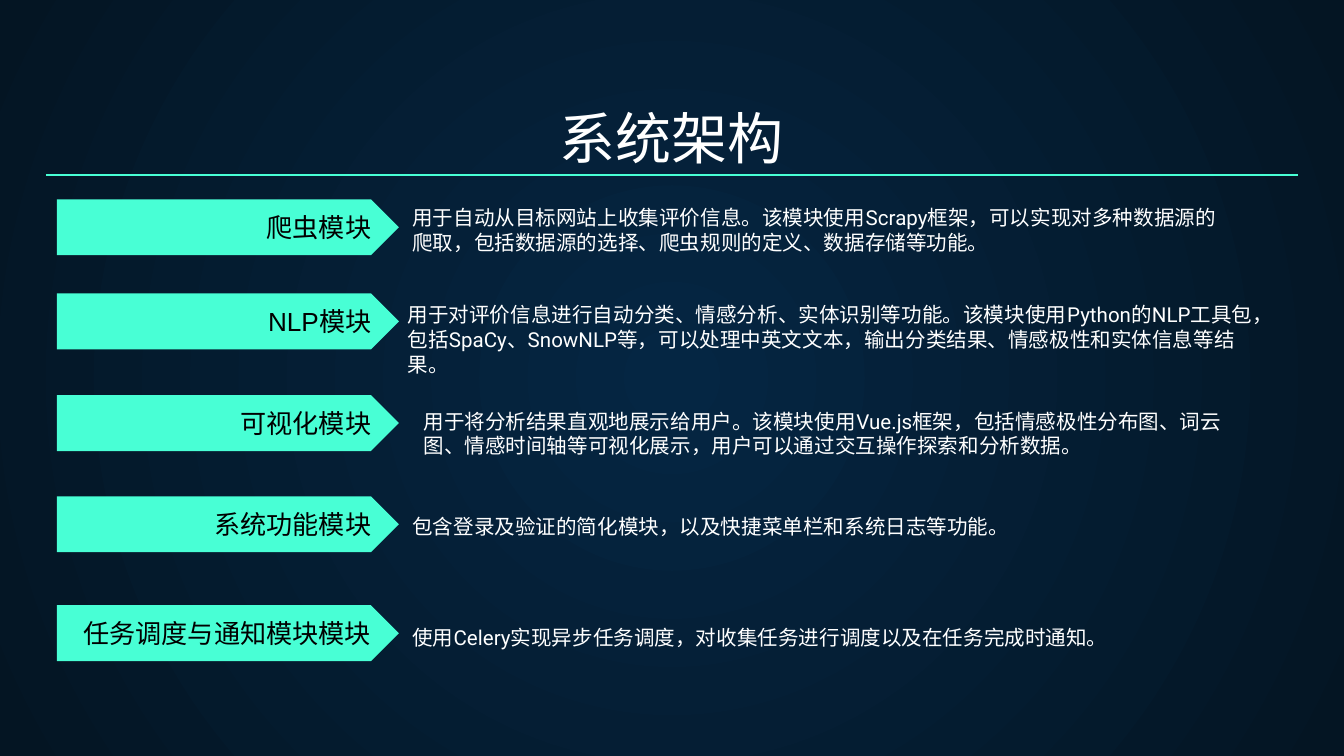
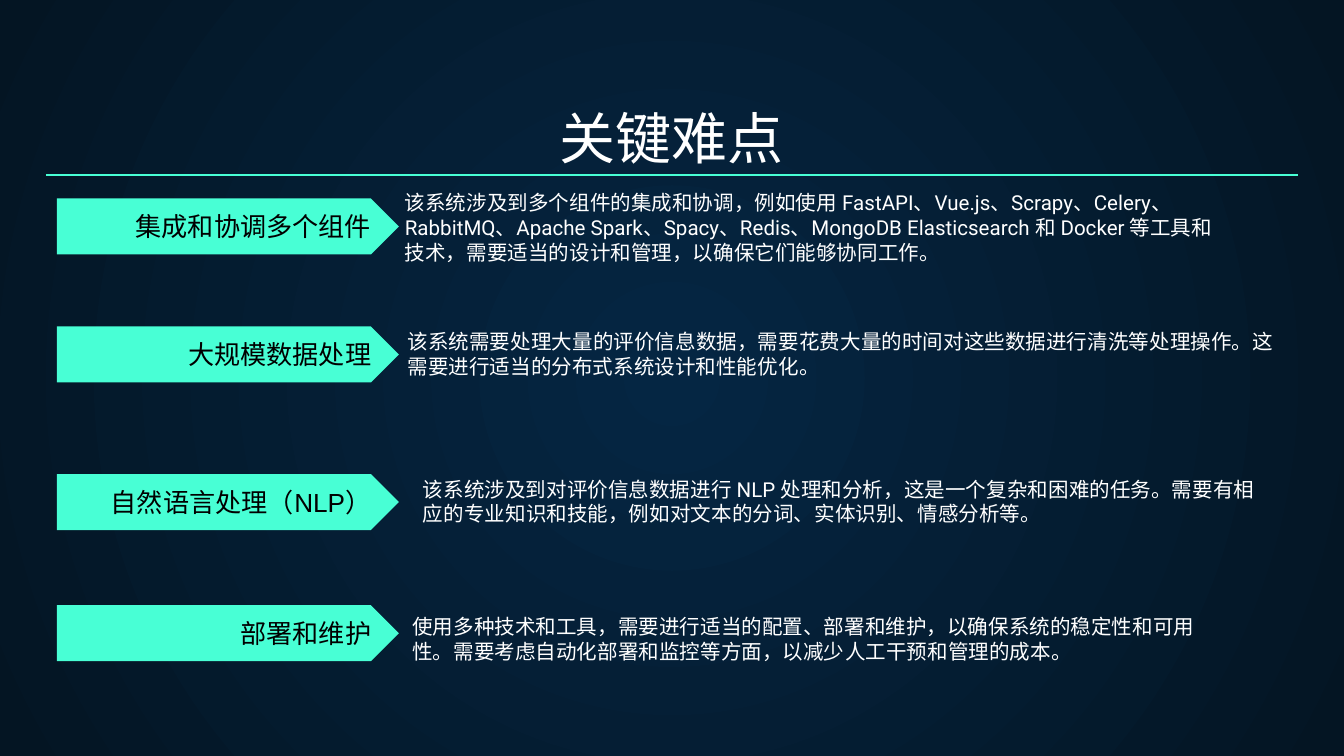
Before and after one commit to zm1060/FinalProject, a slide deck: slide 13 of 过程资料/开题答辩-B网络191-03-左明.pptx (slide 10 before the commit). Drawn at 1344x756 pixels with LibreOffice and Linux fonts; fonts in the diff are those of the drawing. Boxes give left, top, right and bottom in pixels: in the first picture for what was removed or moved away, otherwise in the second. Text is boxed around its words. In the diff, an @@ line names an element or a change of style, - is before the commit and + after.

```diff
--- a/过程资料/开题答辩-B网络191-03-左明.pptx
+++ b/过程资料/开题答辩-B网络191-03-左明.pptx
@@ title at box(560, 112, 784, 164): text changed @@
-系统架构
+关键难点
@@ subtitle at box(405, 192, 1212, 262): text changed @@
-用于自动从目标网站上收集评价信息。该模块使用Scrapy框架，可以实现对多种数据源的爬取，包括数据源的选择、爬虫规则的定义、数据存储等功能。
+该系统涉及到多个组件的集成和协调，例如使用 FastAPI、Vue.js、Scrapy、Celery、RabbitMQ、Apache Spark、Spacy、Redis、MongoDB Elasticsearch 和 Docker 等工具和技术，需要适当的设计和管理，以确保它们能够协同工作。
@@ text in pentagon arrow at box(136, 214, 372, 238): text changed @@
-爬虫模块
+集成和协调多个组件
@@ pentagon arrow "大规模数据处理": place and size @@
-pentagon arrow "大规模数据处理" at box(56, 293, 398, 349)
+pentagon arrow "大规模数据处理" at box(56, 327, 398, 383)
@@ text in pentagon arrow at box(188, 342, 371, 366): text changed @@
-NLP模块
+大规模数据处理
@@ text at box(408, 331, 1273, 376): text changed @@
-用于对评价信息进行自动分类、情感分析、实体识别等功能。该模块使用Python的NLP工具包，包括SpaCy、SnowNLP等，可以处理中英文文本，输出分类结果、情感极性和实体信息等结果。
+该系统需要处理大量的评价信息数据，需要花费大量的时间对这些数据进行清洗等处理操作。这需要进行适当的分布式系统设计和性能优化。
@@ pentagon arrow "自然语言处理（NLP）": place and size @@
-pentagon arrow "自然语言处理（NLP）" at box(56, 395, 398, 452)
+pentagon arrow "自然语言处理（NLP）" at box(56, 474, 398, 531)
@@ subtitle at box(423, 479, 1255, 523): text changed @@
-用于将分析结果直观地展示给用户。该模块使用Vue.js框架，包括情感极性分布图、词云图、情感时间轴等可视化展示，用户可以通过交互操作探索和分析数据。
+该系统涉及到对评价信息数据进行 NLP 处理和分析，这是一个复杂和困难的任务。需要有相应的专业知识和技能，例如对文本的分词、实体识别、情感分析等。
@@ pentagon arrow removed at box(56, 496, 398, 552) @@
-系统功能模块
@@ text in pentagon arrow at box(111, 489, 372, 515): text changed @@
-可视化模块
+自然语言处理（NLP）
@@ text removed at box(412, 516, 1009, 536) @@
-包含登录及验证的简化模块，以及快捷菜单栏和系统日志等功能。
@@ text in pentagon arrow at box(240, 621, 371, 645): text changed @@
-任务调度与通知模块模块
+部署和维护
@@ subtitle at box(412, 616, 1194, 661): text changed @@
-使用Celery实现异步任务调度，对收集任务进行调度以及在任务完成时通知。
+使用多种技术和工具，需要进行适当的配置、部署和维护，以确保系统的稳定性和可用性。需要考虑自动化部署和监控等方面，以减少人工干预和管理的成本。
```
Also in this commit, not shown: 8 other slides changed, 1 slide added, 4 other files.
